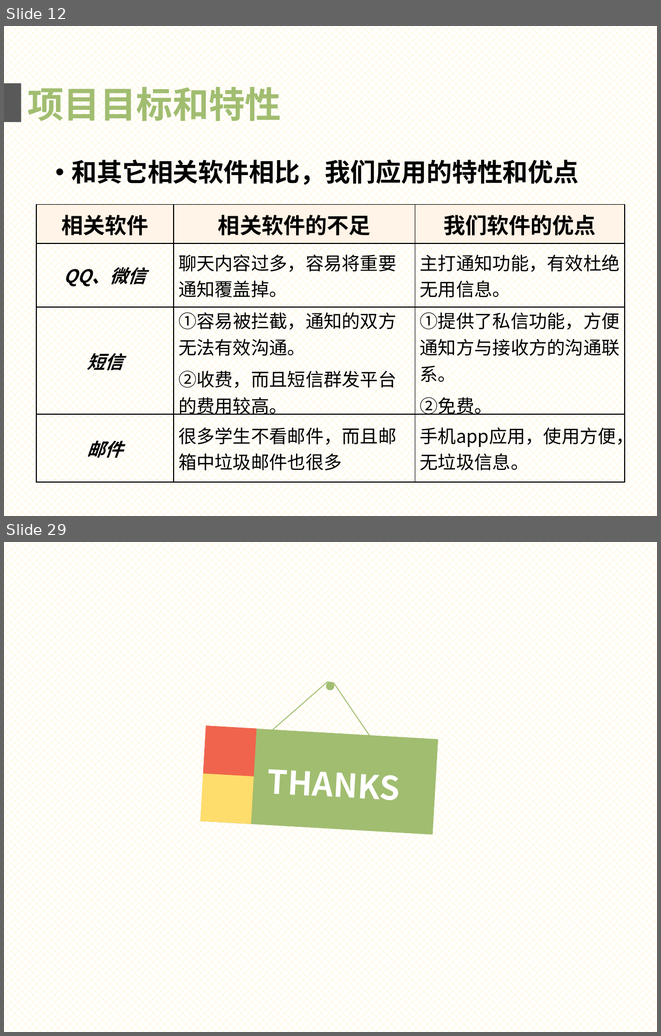
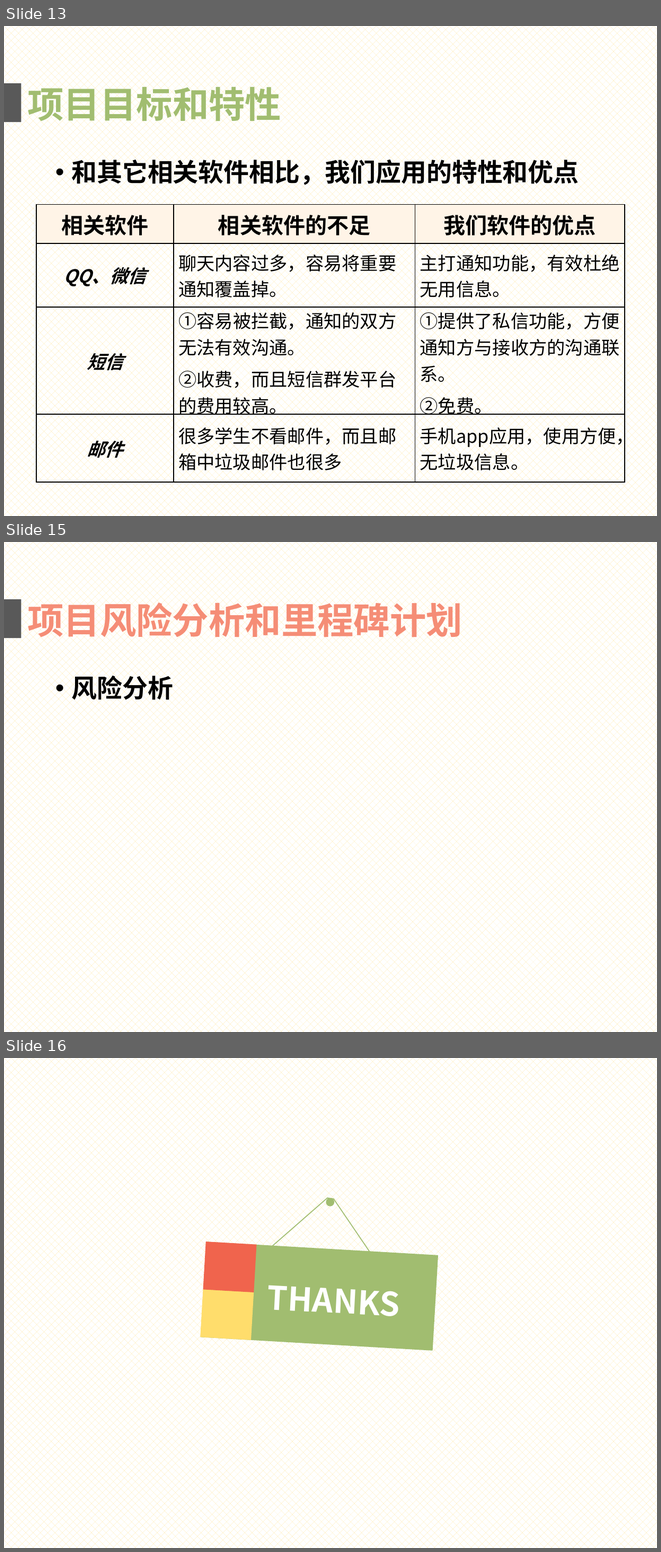
Before and after one commit to gocs/letmeknow, a slide deck: doc/presentation.pptx. Shown one above the other, each under a label of ours: slides 12 and 29 before the commit, slides 13, 15 and 16 after it; the slides between them are not shown. The pictures are 661x1036 and 661x1552 pixels, drawn with LibreOffice and Linux fonts; fonts in the diff are those of the drawing. Boxes give left, top, right and bottom in pixels: in the first picture for what was removed or moved away, otherwise in the second. Text is boxed around its words. In the diff, an @@ line names an element or a change of style, - is before the commit and + after.

```diff
--- a/doc/presentation.pptx
+++ b/doc/presentation.pptx
@@ slide 15 added at bbox=[4, 542, 657, 1032], background pattern #FFE699 on #FFFFFF @@
@@ rectangle added at bbox=[4, 599, 21, 638], fill #595959 @@
@@ text added at bbox=[27, 597, 462, 643], 40 pt, text #F58D76, bold @@
+项目风险分析和里程碑计划
@@ text added at bbox=[72, 671, 173, 704], 28 pt, text #000000, bold @@
+• 风险分析
@@ what was slide 12 is now slide 13 @@
@@ what was slide 29 is now slide 16 @@
```
Also in this commit, not shown: 1 slide changed, 2 other slides added, 16 slides removed.
